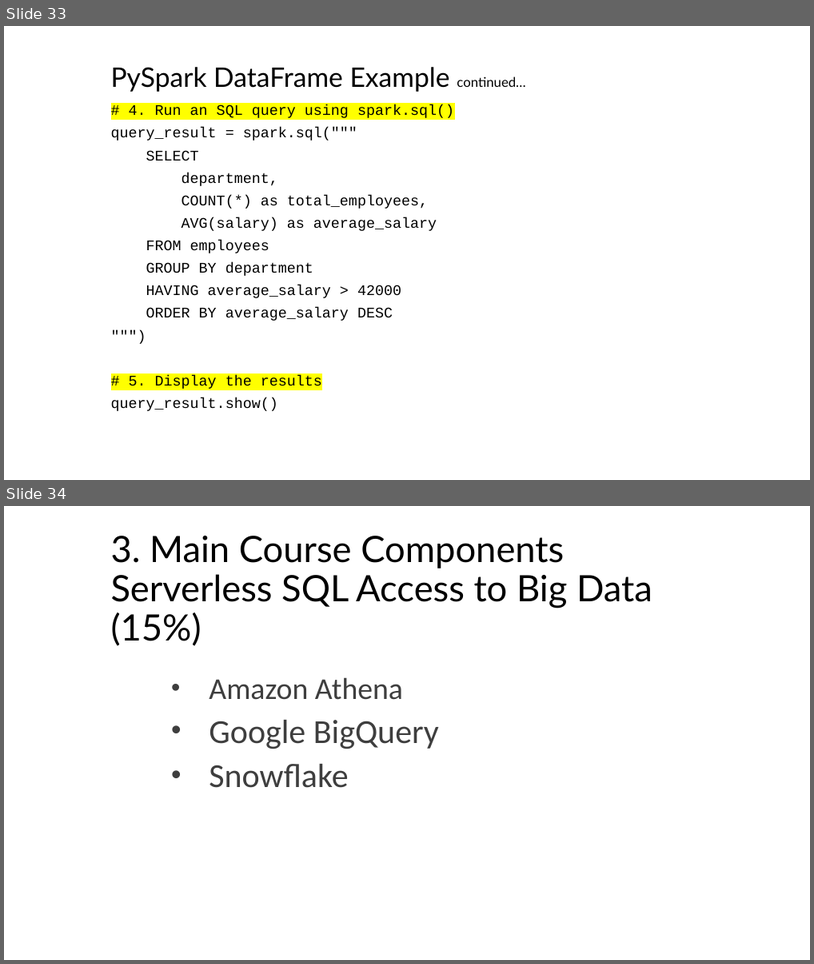
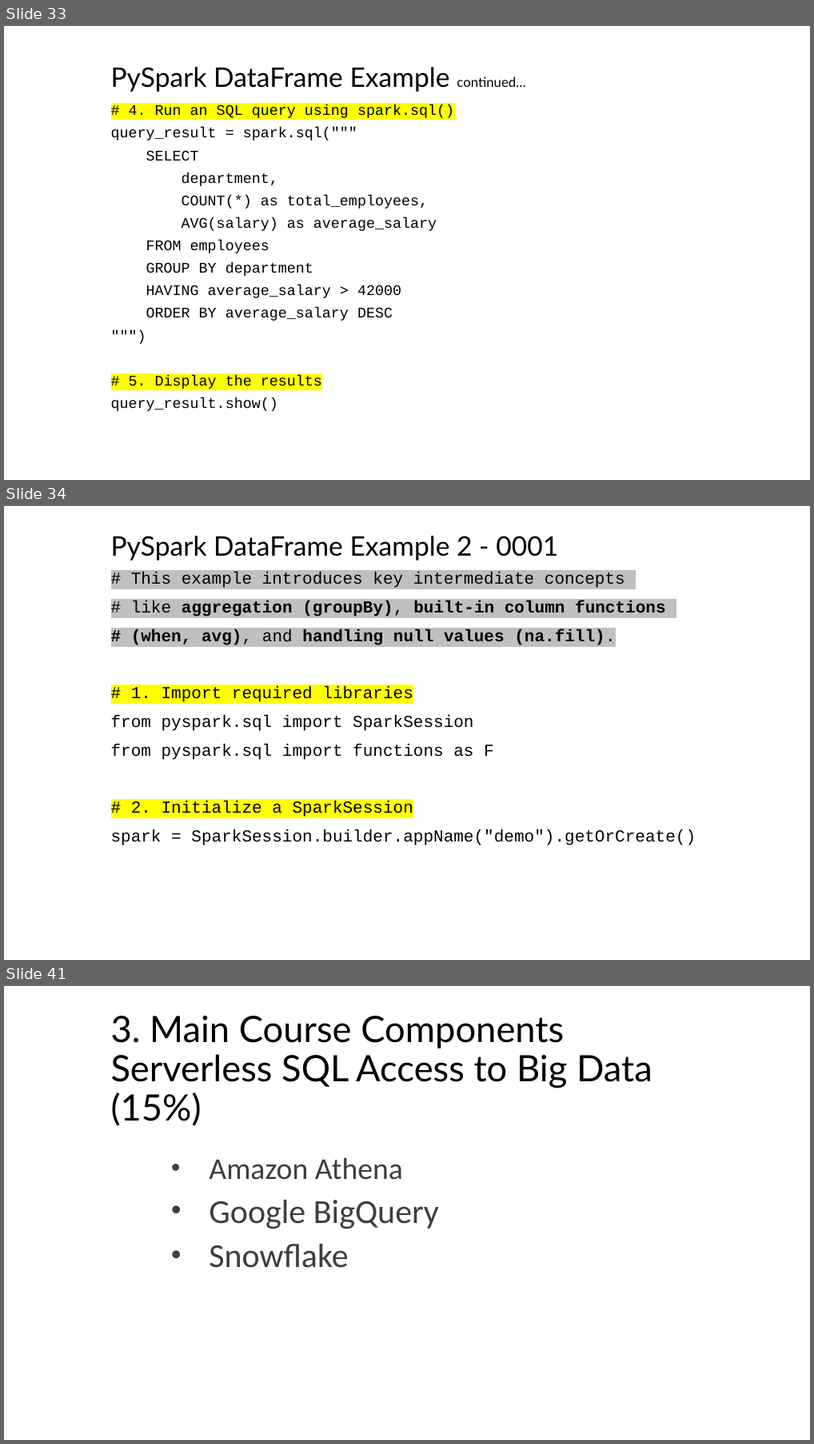
Before and after one commit to mahmoudparsian/big-data-modeling, a slide deck: course_information/COURSE_OUTLINE_10_WEEKS.pptx. Shown one above the other, each under a label of ours: slides 33 and 34 before the commit, slides 33, 34 and 41 after it; the slides between them are not shown. The pictures are 814x964 and 814x1444 pixels, drawn with LibreOffice and Linux fonts; fonts in the diff are those of the drawing; background and template pictures are left out. Boxes give left, top, right and bottom in pixels: in the first picture for what was removed or moved away, otherwise in the second. Text is boxed around its words. In the diff, an @@ line names an element or a change of style, - is before the commit and + after.

```diff
--- a/course_information/COURSE_OUTLINE_10_WEEKS.pptx
+++ b/course_information/COURSE_OUTLINE_10_WEEKS.pptx
@@ slide 34 added at <box>4,506,810,960</box>, background #FFFFFF @@
@@ title added at <box>111,536,558,560</box>, 32 pt, text #000000 @@
+PySpark DataFrame Example 2 - 0001
@@ subtitle added at <box>111,572,696,845</box>, 20 pt, text #000000 @@
+# This example introduces key intermediate concepts
+# like aggregation (groupBy), built-in column functions
+# (when, avg), and handling null values (na.fill).
+# 1. Import required libraries
+from pyspark.sql import SparkSession
+from pyspark.sql import functions as F
+# 2. Initialize a SparkSession
+spark = SparkSession.builder.appName("demo").getOrCreate()
@@ what was slide 34 is now slide 41 @@
```
Also in this commit, not shown: 6 other slides added, 1 other file.
